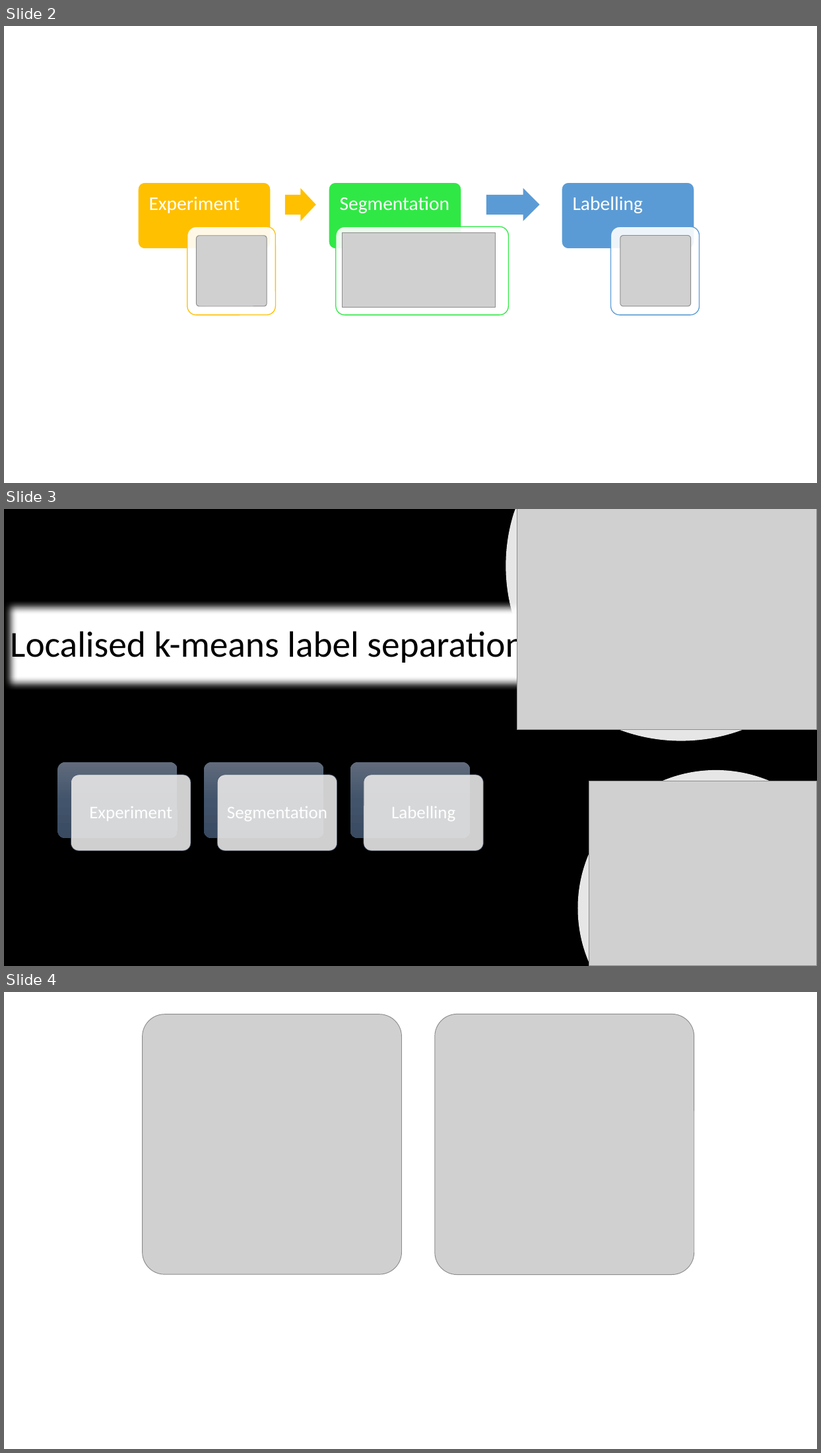
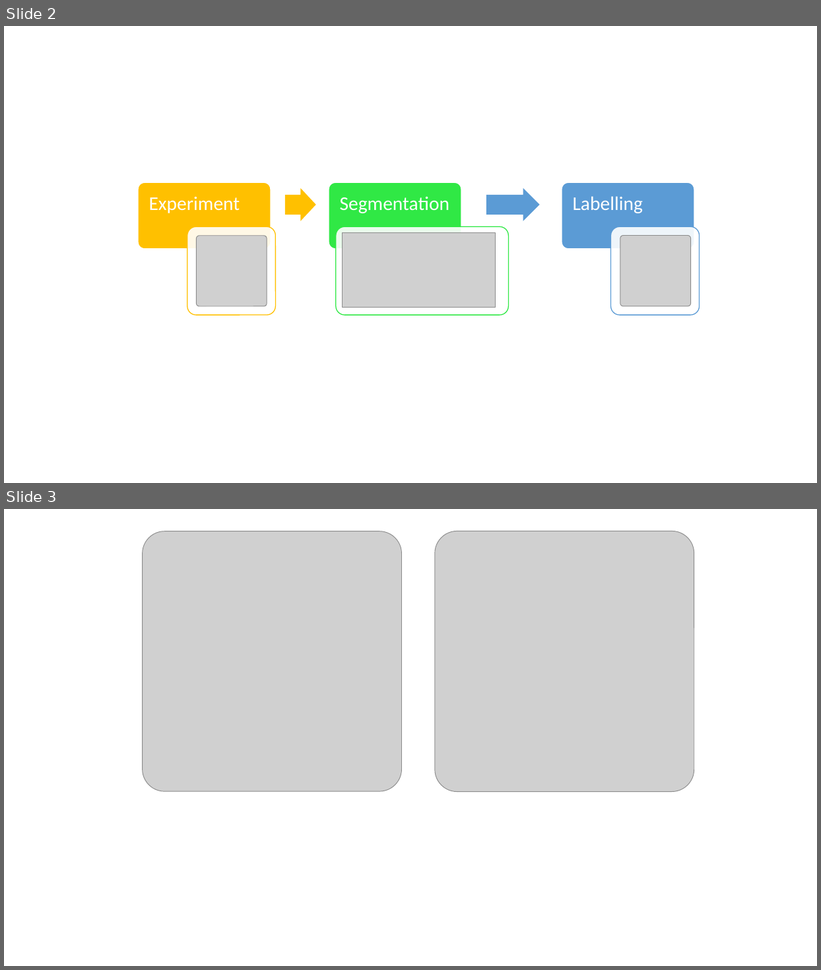
Before and after one commit to amrjv/amrjv.github.io, a slide deck: pages/particle_separation_with_clustering/figures.pptx. Shown one above the other, each under a label of ours: slides 2, 3 and 4 before the commit, slides 2 and 3 after it. The pictures are 821x1453 and 821x970 pixels, drawn with LibreOffice and Linux fonts; fonts in the diff are those of the drawing; grey boxes stand for pictures; background and template pictures are left out. Boxes give left, top, right and bottom in pixels: in the first picture for what was removed or moved away, otherwise in the second. Text is boxed around its words. In the diff, an @@ line names an element or a change of style, - is before the commit and + after.

```diff
--- a/pages/particle_separation_with_clustering/figures.pptx
+++ b/pages/particle_separation_with_clustering/figures.pptx
@@ slide 3 removed at bbox=[4, 509, 817, 966], background picture (left out) @@
@@ freeform shape removed at bbox=[506, 509, 817, 741] @@
@@ picture removed at bbox=[517, 509, 817, 730] @@
@@ title removed at bbox=[4, 601, 564, 690] @@
-Localised k-means label separation
@@ freeform shape removed at bbox=[578, 770, 817, 966] @@
@@ picture removed at bbox=[589, 781, 817, 966] @@
@@ group removed at bbox=[57, 762, 483, 851]: 6 rounded rectangles, 3 texts @@
-Experiment
-Segmentation
-Labelling
@@ what was slide 4 is now slide 3 @@
```
Also in this commit, not shown: 1 slide added, 2 other files.
